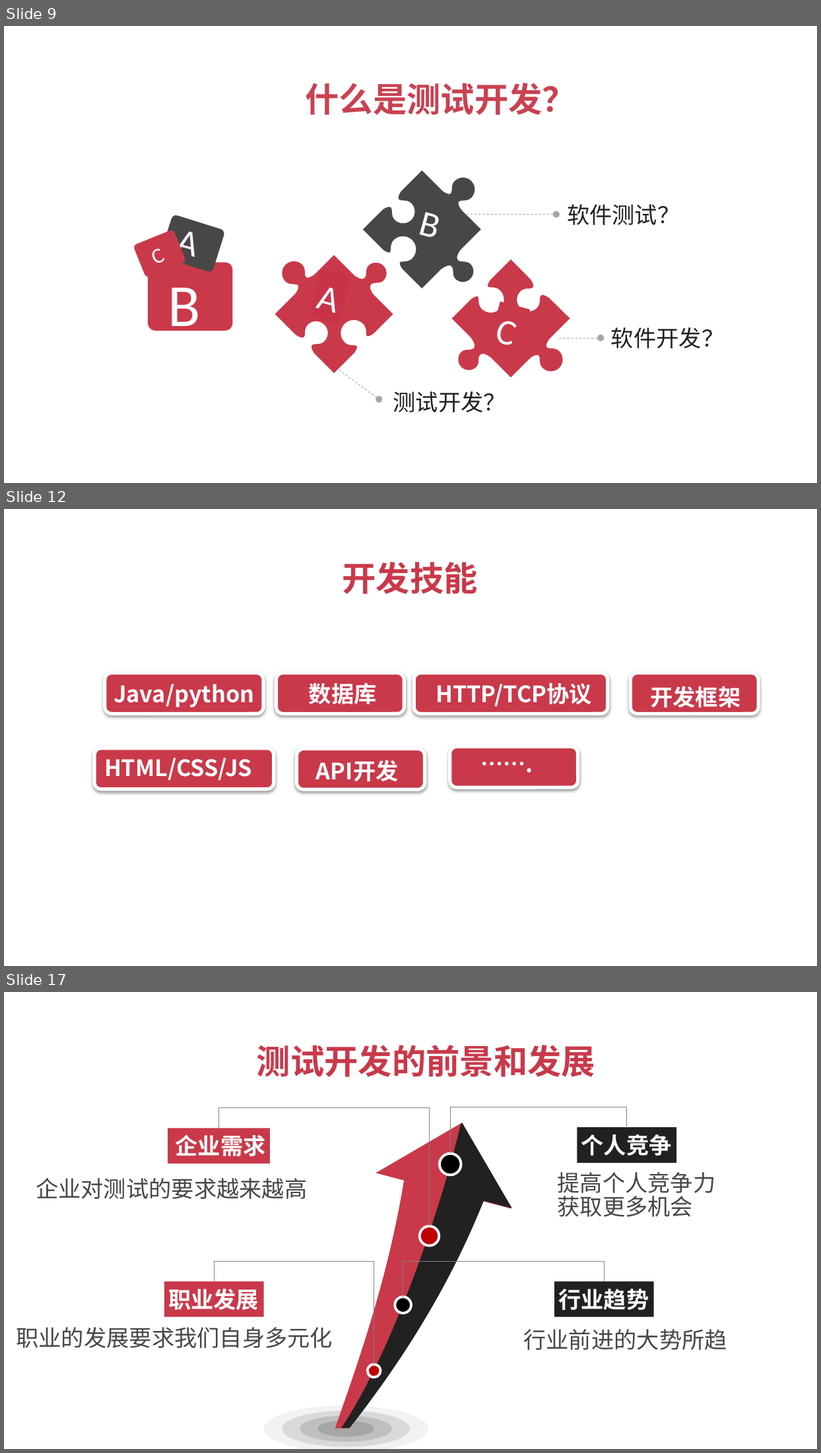
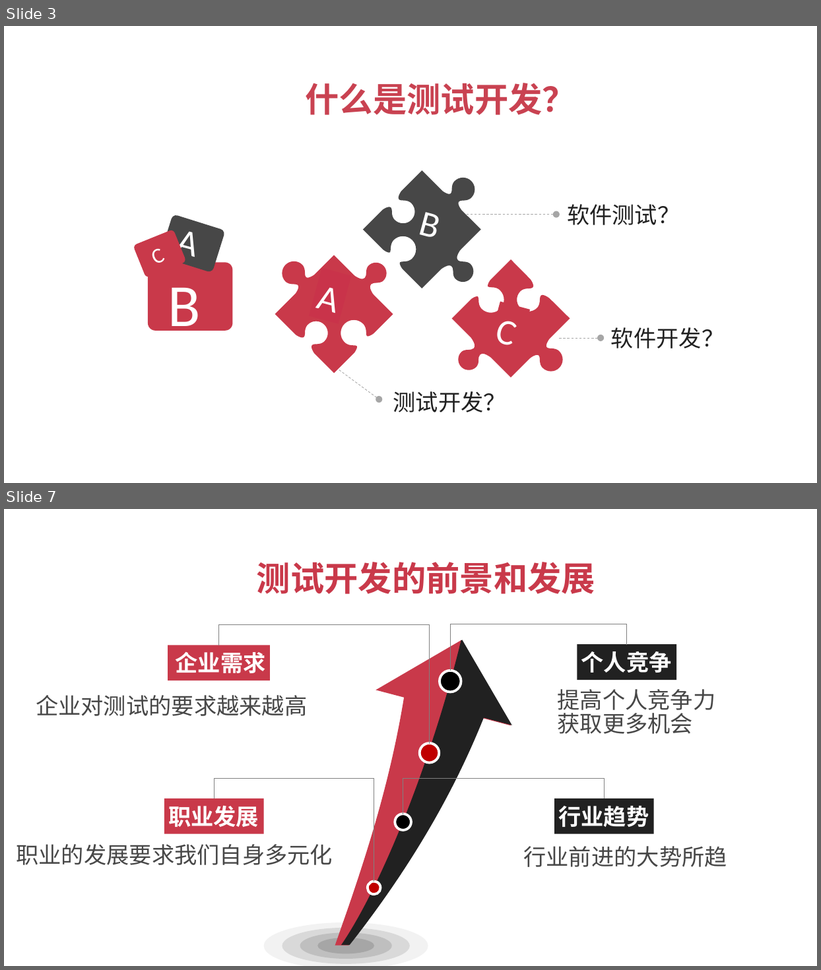
Before and after one commit to fengzhou/Nahsor, a slide deck: docs/测试开发实战课程演练V1.2.pptx. Shown one above the other, each under a label of ours: slides 9, 12 and 17 before the commit, slides 3 and 7 after it; the slides between them are not shown. The pictures are 821x1453 and 821x970 pixels, drawn with LibreOffice and Linux fonts; fonts in the diff are those of the drawing. Boxes give left, top, right and bottom in pixels: in the first picture for what was removed or moved away, otherwise in the second. Text is boxed around its words. In the diff, an @@ line names an element or a change of style, - is before the commit and + after.

```diff
--- a/docs/测试开发实战课程演练V1.2.pptx
+++ b/docs/测试开发实战课程演练V1.2.pptx
@@ slide 12 removed at [4,509,817,966], background #FFFFFF @@
@@ text removed at [342,562,477,594] @@
-开发技能
@@ rounded rectangle removed at [105,673,263,714] @@
@@ text removed at [114,684,254,708] @@
-Java/python
@@ rounded rectangle removed at [277,673,404,714] @@
@@ text removed at [309,683,377,704] @@
-数据库
@@ rounded rectangle removed at [414,673,607,714] @@
@@ text removed at [436,683,592,706] @@
-HTTP/TCP协议
@@ rounded rectangle removed at [631,673,758,714] @@
@@ text removed at [650,686,741,708] @@
-开发框架
@@ text removed at [440,744,564,782] @@
-…….
@@ rounded rectangle removed at [94,748,274,789] @@
@@ text removed at [104,758,252,780] @@
-HTML/CSS/JS
@@ rounded rectangle removed at [297,749,424,789] @@
@@ text removed at [316,760,399,782] @@
-API开发
@@ rounded rectangle removed at [450,747,578,788] @@
@@ what was slide 9 is now slide 3 @@
@@ what was slide 17 is now slide 7 @@
```
Also in this commit, not shown: 5 slides changed, 4 slides added, 7 other slides removed, 2 other files.
